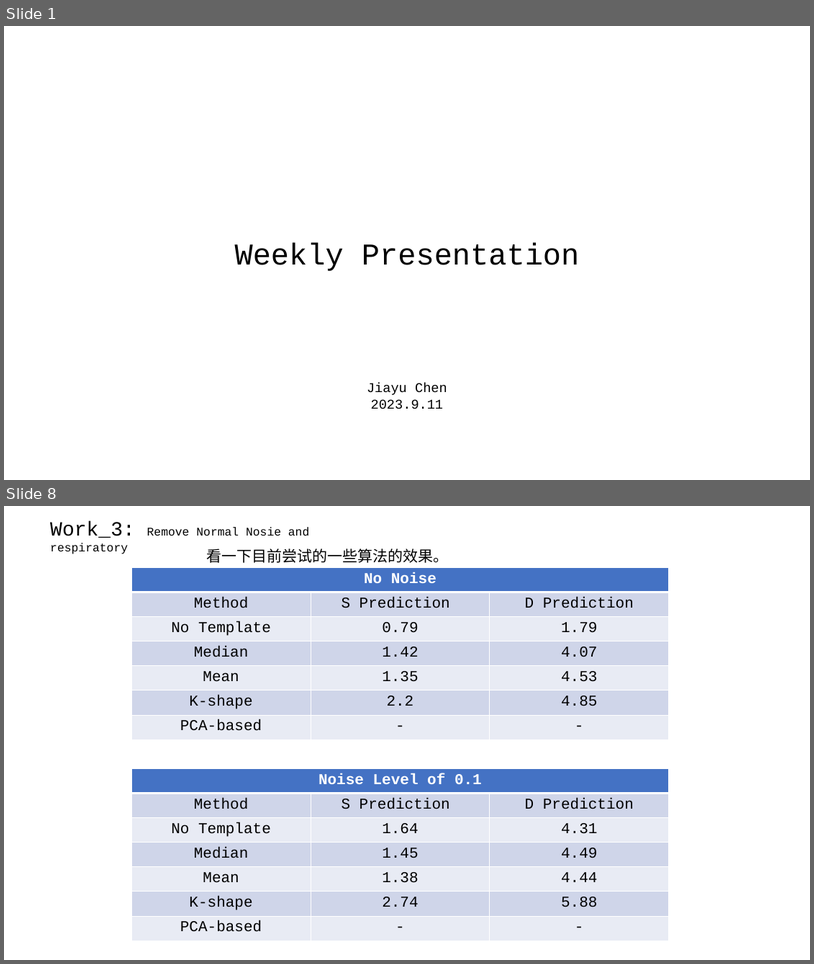
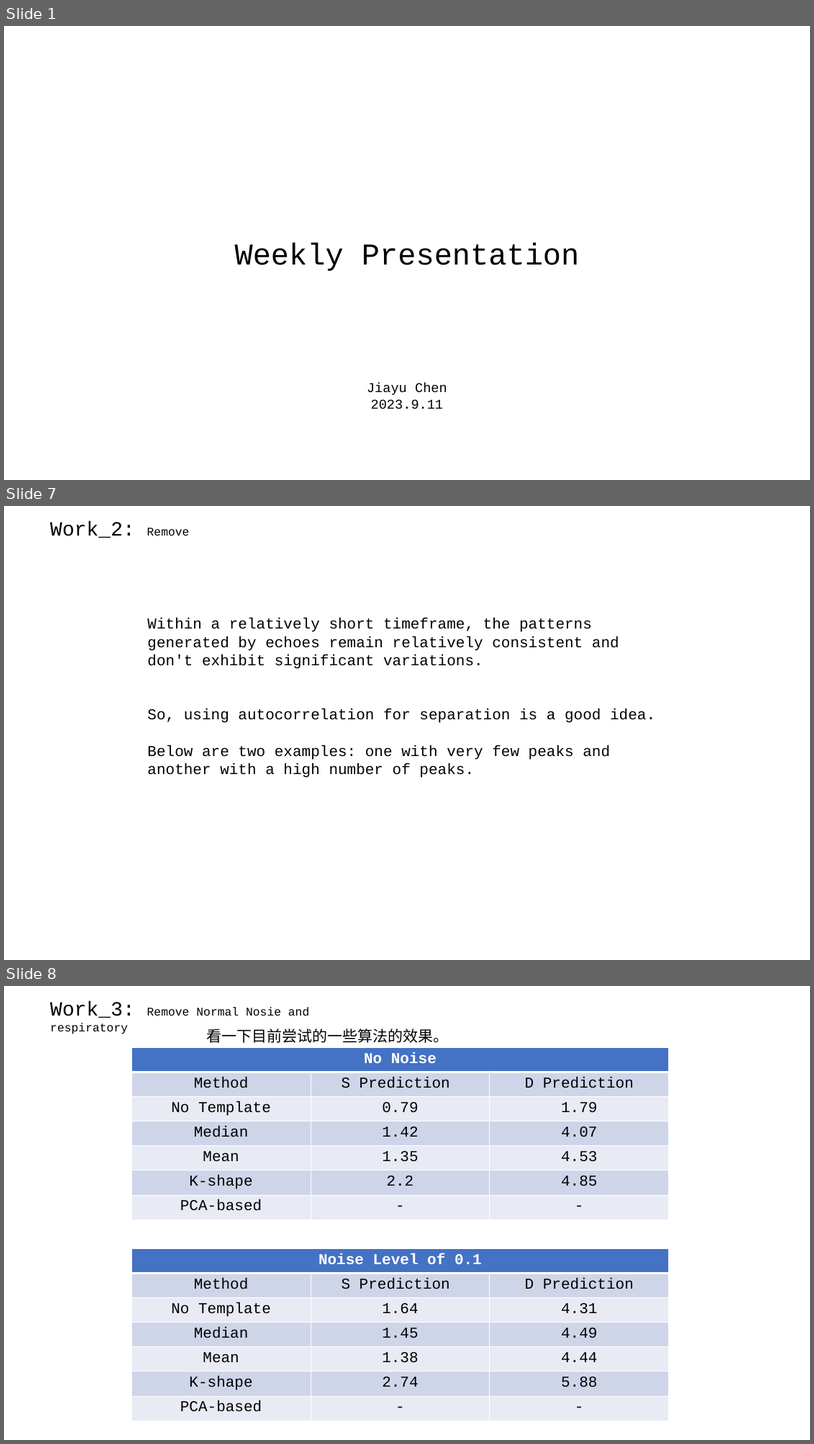
Before and after one commit to A-Big-Tortoise/Presentation, a slide deck: Presentation_918_JiayuChen.pptx. Shown one above the other, each under a label of ours: slides 1 and 8 before the commit, slides 1, 7 and 8 after it; the slides between them are not shown. The pictures are 814x964 and 814x1444 pixels, drawn with LibreOffice and Linux fonts; fonts in the diff are those of the drawing. Boxes give left, top, right and bottom in pixels: in the first picture for what was removed or moved away, otherwise in the second. Text is boxed around its words. In the diff, an @@ line names an element or a change of style, - is before the commit and + after.

```diff
--- a/Presentation_918_JiayuChen.pptx
+++ b/Presentation_918_JiayuChen.pptx
@@ slide 7 added at box(4, 506, 810, 960), background #FFFFFF @@
@@ text added at box(50, 522, 190, 538), 24 pt, text #000000 @@
+Work_2: Remove
@@ text added at box(147, 618, 656, 777), 18 pt, text #000000 @@
+Within a relatively short timeframe, the patterns generated by echoes remain relatively consistent and don't exhibit significant variations.
+So, using autocorrelation for separation is a good idea.
+Below are two examples: one with very few peaks and another with a high number of peaks.
```
Also in this commit, not shown: 4 slides changed, 2 other slides added, 3 slides removed.
